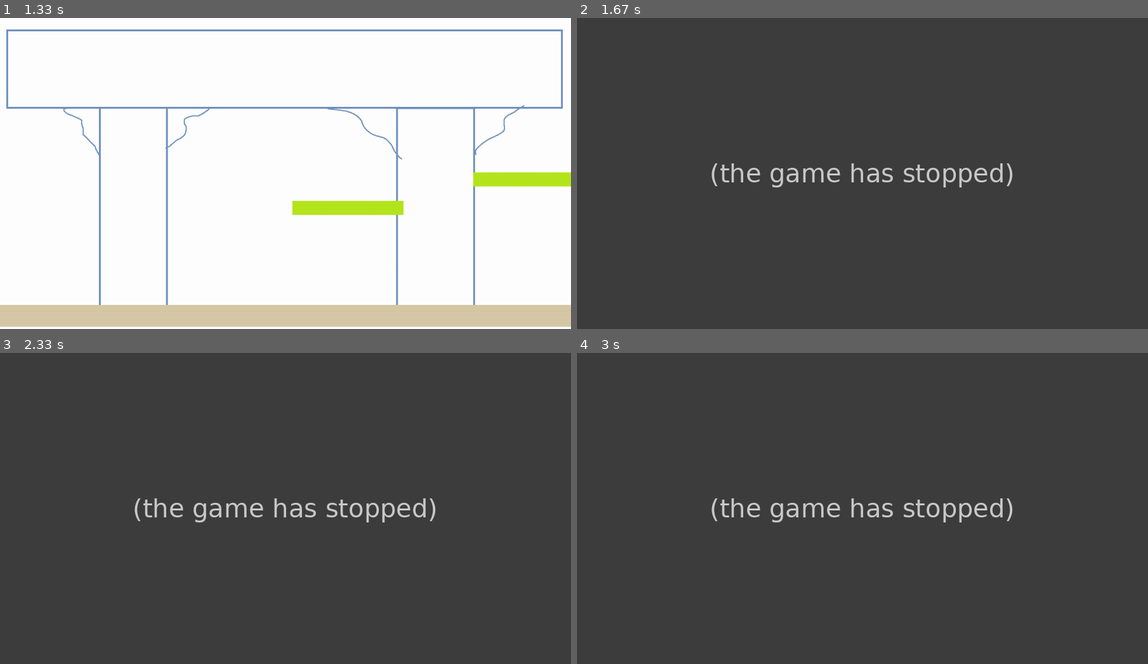
Above: before the commit, frames 1-4 (two rows, left to right).
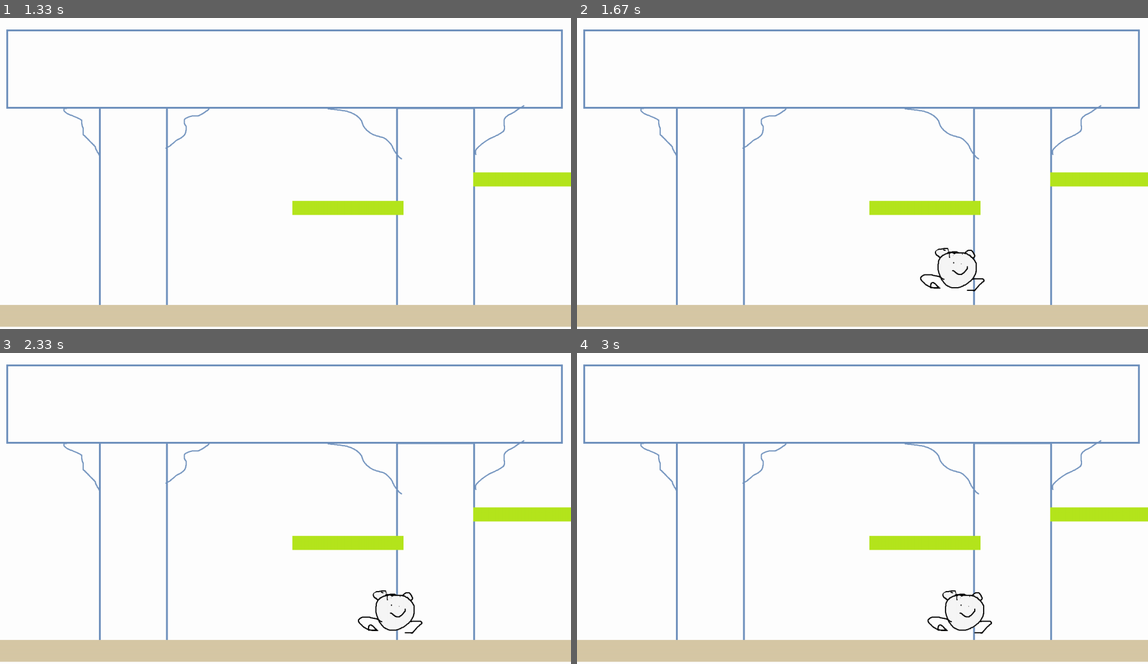
Above: after the commit, the same moments.

Repository: VasTsar/Pygame
Game: pygame game, started from main.py
Two runs of this game, one before a commit and one after it. Both use one fixed random seed, a clock stepped at 60 frames per second and the inputs below.
Inputs (mouse positions are in pixels of both pictures, inside the frame that each line leads up to):
- Up to frame 1 (1.33 s): tap Space at 0.33 s; click (468, 164) at 0.72 s; click (285, 195) at 1.05 s
- Up to frame 2 (1.67 s): right-click (919, 241) at 1.38 s
- Up to frame 3 (2.33 s): hold Right 1.67-2.13 s; hold Right from 2.17 s (still down)
- Up to frame 4 (3 s): release Right at 2.63 s; hold Left from 2.67 s (still down)

Frame 1 is identical in both runs. In frame 2, 100% of the frame differs, in the area x 0-100%, y 0-100%; in frame 3, 100%; in frame 4, 100%.
Error before the commit: AttributeError: 'Group' object has no attribute 'rect' (main.py line 104); the game stopped at 1.4 s (later frames are placeholders)

Commit message:
начало, фон (основы движения, камера нерабочая, лягушка починилась, но не прыгает и криво встаёт (возможно косяк с прозрачностью фона))

Diff:
--- a/main.py
+++ b/main.py
@@ -11,7 +11,7 @@
 
 
 def load_image(name, color_key=None):
-    ''' Функция для загрузки спрайтов '''
+    """ Функция для загрузки спрайтов """
     fullname = os.path.join('data', name)
     try:
         image = pygame.image.load(fullname).convert()
@@ -29,11 +29,11 @@
 
 
 class Surface(pygame.sprite.Sprite):
-    ''' Класс поверхности (почвы внизу экрана, по которой передвигается лягушка)'''
+    """ Класс поверхности (почвы внизу экрана, по которой передвигается лягушка)"""
     image = load_image("ground0.png", color_key=-1)
 
     def __init__(self):
-        super().__init__(all_sprites)
+        super().__init__(all_sprites, all_balconys)
         self.image = Surface.image
         self.rect = self.image.get_rect()
         # вычисляем маску для эффективного сравнения
@@ -43,7 +43,7 @@
 
 
 class Liana(pygame.sprite.Sprite):
-    ''' Класс лиан, по которым лягушка может залезать на балконы с врагами'''
+    """ Класс лиан, по которым лягушка может залезать на балконы с врагами"""
     image = load_image("liana0.png", color_key=-1)
 
     def __init__(self, pos):
@@ -57,7 +57,7 @@
 
 
 class Balcony(pygame.sprite.Sprite):
-    ''' Класс балконов, по которым ходят враги (принцы и принцессы)'''
+    """ Класс балконов, по которым ходят враги (принцы и принцессы)"""
     image = load_image("balcony0.png", color_key=-1)
 
     def __init__(self, pos):
@@ -71,7 +71,7 @@
 
 
 class Camera:
-    ''' Камера '''
+    """ Камера """
     # починить
     def __init__(self):
         self.dx = 0
@@ -87,7 +87,7 @@
 
 
 class Frog(pygame.sprite.Sprite):
-    ''' Класс лягушки (главного героя, за которого Вы играете)'''
+    """ Класс лягушки (главного героя, за которого Вы играете)"""
     image = load_image("jaba.png", color_key=-1)
 
     def __init__(self, pos):
@@ -100,8 +100,8 @@
         self.rect.y = pos[1]
 
     def update(self):
-        ''' Если лягушка еще в небе '''
-        if not pygame.sprite.collide_mask(self, all_balconys):
+        """ Если лягушка еще в небе """
+        if not pygame.sprite.spritecollideany(self, all_balconys):
             self.rect = self.rect.move(0, 1)
 
     def move(self, x, y):
@@ -132,13 +132,13 @@
 
 
 def terminate():
-    ''' «Аварийное завершение»'''
+    """ «Аварийное завершение» """
     pygame.quit()
     sys.exit()
 
 
 def start_screen():
-    ''' Функция для стартового экрана (появляется прu запуске, исчезает при нажатии на клавишу клавиатуры или мыши)'''
+    """ Функция для стартового экрана (появляется прu запуске, исчезает при нажатии на клавишу клавиатуры или мыши)"""
     intro_text = ["Стартовый экран", "",
                   "здесь будет текст"]
 
@@ -201,7 +201,7 @@
                 elif event.key == pygame.K_RIGHT:
                     personage.rect.x += 20
                 if pygame.sprite.spritecollideany(personage, all_lianas):
-                    if event.key == pygame.K_SPACE:
+                    if event.key == pygame.K_UP:
                         personage.rect.y -= 25
 
     screen.blit(load_image('fon0.png'), (0, 0))
Binary file changed: data/jaba.png
